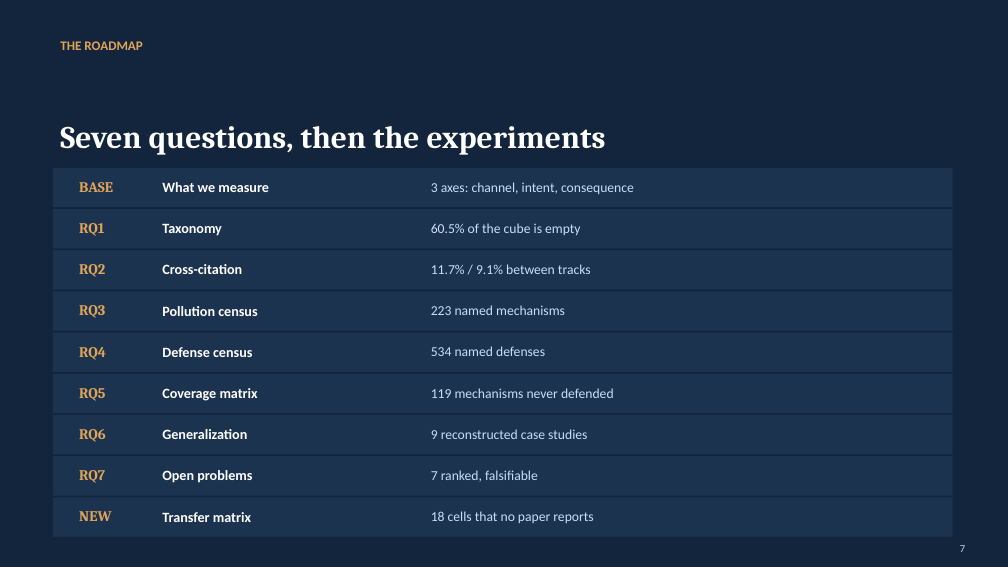
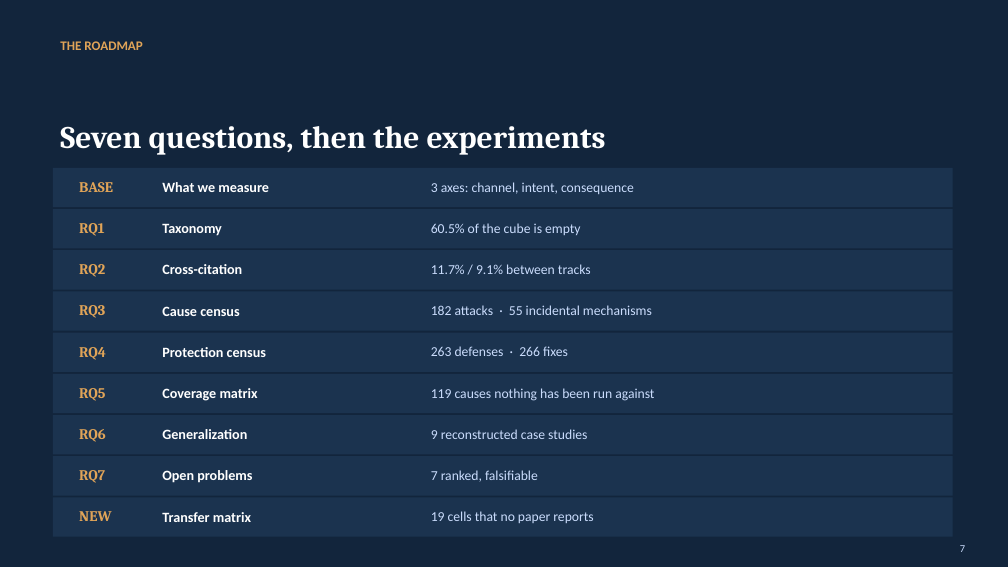
Before and after one commit to Nyamtulla/context_poison, a slide deck: slide 7 of context_sok_results_presentation.pptx. Drawn at 1008x567 pixels with LibreOffice and Linux fonts; fonts in the diff are those of the drawing. Boxes give left, top, right and bottom in pixels: in the first picture for what was removed or moved away, otherwise in the second. Text is boxed around its words. In the diff, an @@ line names an element or a change of style, - is before the commit and + after.

```diff
--- a/context_sok_results_presentation.pptx
+++ b/context_sok_results_presentation.pptx
@@ text at (162,306,239,316): text changed @@
-Pollution census
+Cause census
@@ text at (431,305,652,315): text changed @@
-223 named mechanisms
+182 attacks · 55 incidental mechanisms
@@ text at (162,347,266,357): text changed @@
-Defense census
+Protection census
@@ text at (431,346,568,356): text changed @@
-534 named defenses
+263 defenses · 266 fixes
@@ text at (431,388,654,401): text changed @@
-119 mechanisms never defended
+119 causes nothing has been run against
@@ text at (431,511,593,523): text changed @@
-18 cells that no paper reports
+19 cells that no paper reports
```
Also in this commit, not shown: 6 other slides changed, 8 other files.
